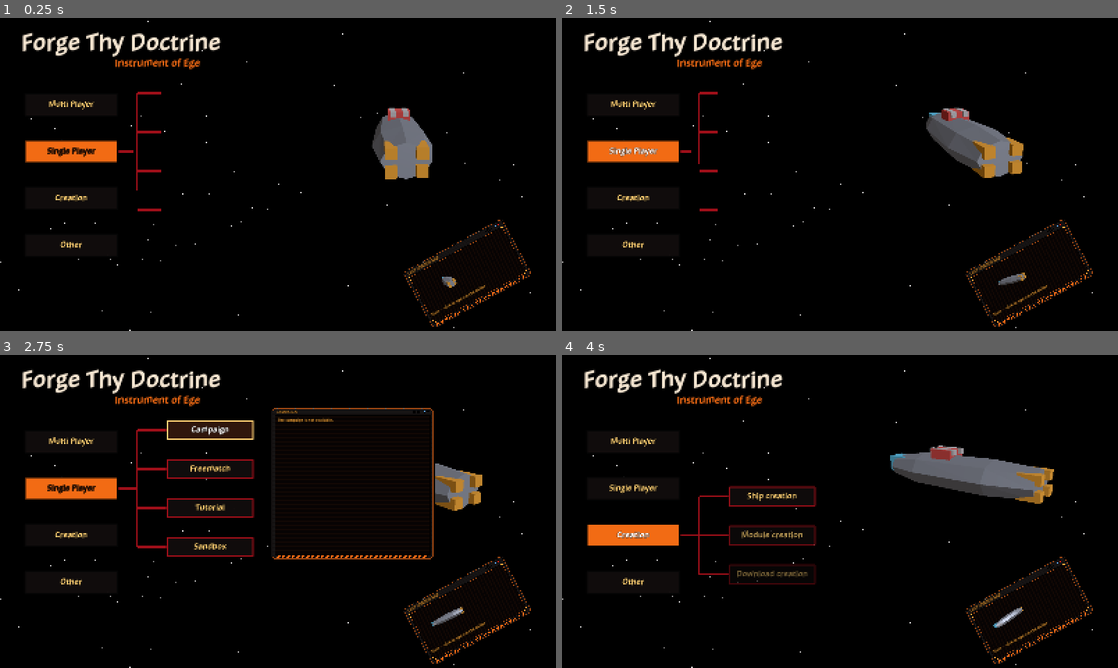
Above: before the commit, frames 1-4 (two rows, left to right).
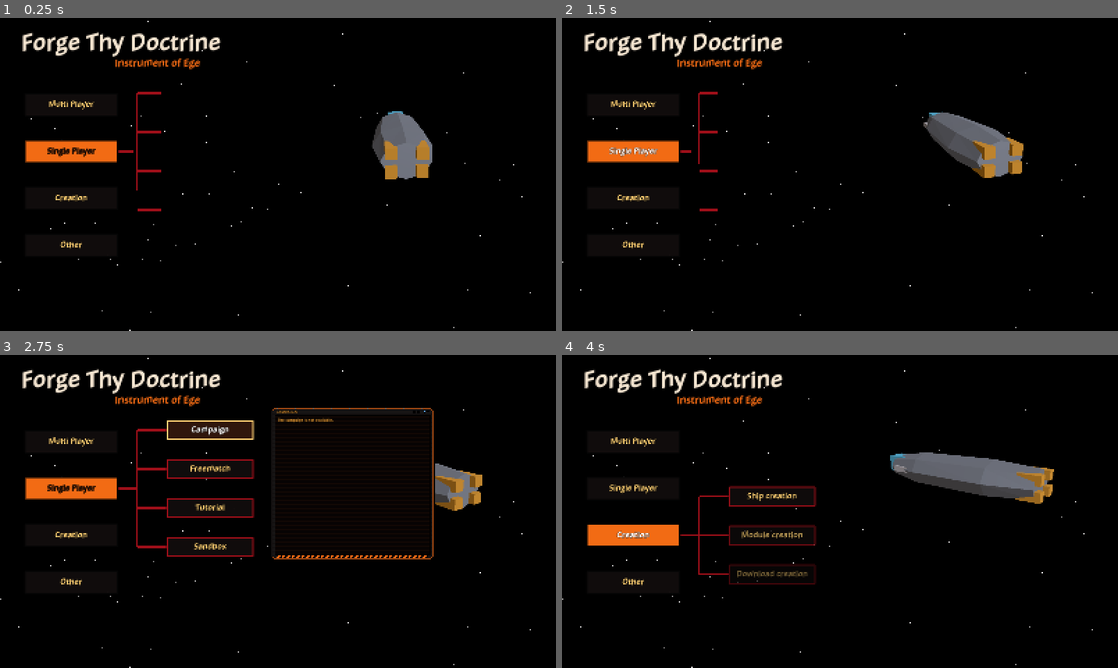
Above: after the commit, the same moments.

Repository: Nalooff/Forge-Thy-Doctrine
Game: Godot game, scene res://scenes/main_menu.tscn
The game is run twice, just before and just after one commit, with the same random seed, the same clock (stepped at 60 frames per second) and the same inputs.
Inputs:
- Up to frame 1 (0.25 s): no input
- Up to frame 2 (1.5 s): click "Single Player" at 0.5 s; click "Single Player" at 1.25 s
- Up to frame 3 (2.75 s): click "Campaign" at 2 s
- Up to frame 4 (4 s): click "Campaign" at 2.75 s; click "Creation" at 3.5 s

The runs differ from the first frame. In frame 1, 0.6% of the frame differs, in the area x 69-96%, y 28-99%; in frame 2, 0.7%; in frame 3, 0.5%; in frame 4, 0.8%, in the area x 59-96%, y 28-99%.

Commit message:
Menu: remove last-loaded-ship card, big ship shows last loaded ship; add docs/STATUS.md

Diff:
--- a/scripts/ui/main_menu.gd
+++ b/scripts/ui/main_menu.gd
@@ -1,6 +1,6 @@
 extends Node3D
 ## Main menu: four buttons in a vertical list; pressing one draws a connector line to the entries it gives
-## access to (Multi Player -> Join / Host, ...). A tilted "Last loaded Ship" card sits bottom-right.
+## access to (Multi Player -> Join / Host, ...). The big spinning ship on the right is the last loaded ship.
 
 const MAIN := ["Multi Player", "Single Player", "Creation", "Other"]
 const TREE := {
@@ -220,44 +220,14 @@
 	big.size = Vector2(780, 560)
 	big.spin_speed = 0.25
 	root.add_child(big)
-	big.setup(Premades.lance() if Game.last_ship.get("name", "") != "Lance" else Premades.anvil())
+	big.setup(Game.last_ship_bp())
 	detail = Hud.ConsolePanel.new()
 	detail.position = Vector2(780, 150)
 	detail.size = Vector2(470, 440)
 	detail.visible = false
 	root.add_child(detail)
-	_build_last_card()
 	(main_btns[1] as Button).button_pressed = true
 	_open("Single Player")
-
-
-func _build_last_card() -> void:
-	var card := Hud.ConsolePanel.new()
-	card.title = "LAST LOADED SHIP"
-	card.size = Vector2(330, 190)
-	card.position = Vector2(1180, 640)
-	card.pivot_offset = card.size * 0.5
-	card.rotation = -0.5
-	root.add_child(card)
-	var bp := Game.last_ship_bp()
-	var pv := HullPreview.new()
-	pv.custom_minimum_size = Vector2(0, 110)
-	pv.size_flags_vertical = Control.SIZE_EXPAND_FILL
-	card.body.add_child(pv)
-	pv.setup(bp)
-	var l := Label.new()
-	l.text = "%s  -  click to open in the editor" % bp["name"]
-	l.add_theme_font_size_override("font_size", 11)
-	card.body.add_child(l)
-	var open := Button.new()
-	open.flat = true
-	open.focus_mode = Control.FOCUS_NONE
-	open.set_anchors_preset(Control.PRESET_FULL_RECT)
-	open.mouse_filter = Control.MOUSE_FILTER_STOP
-	open.pressed.connect(func():
-		Game.editing_bp = bp.duplicate(true)
-		Game.goto_scene("res://scenes/ship_editor.tscn"))
-	card.add_child(open)
 
 
 func _clear_options() -> void:
Not shown, added: docs/STATUS.md
